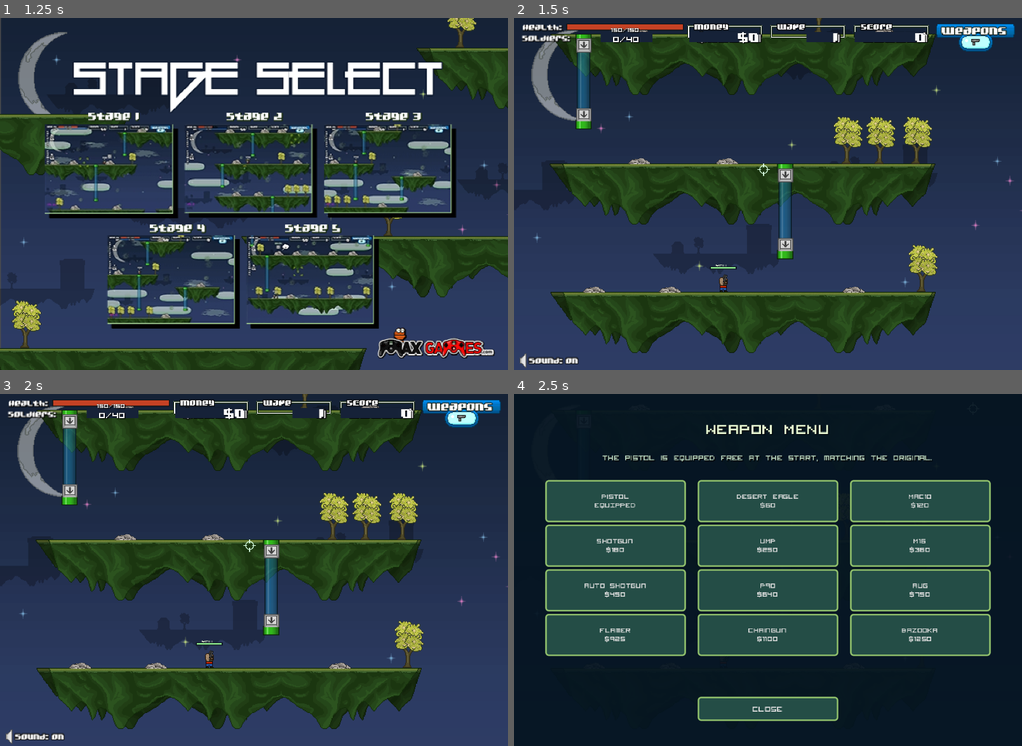
Above: before the commit, frames 1-4 (two rows, left to right).
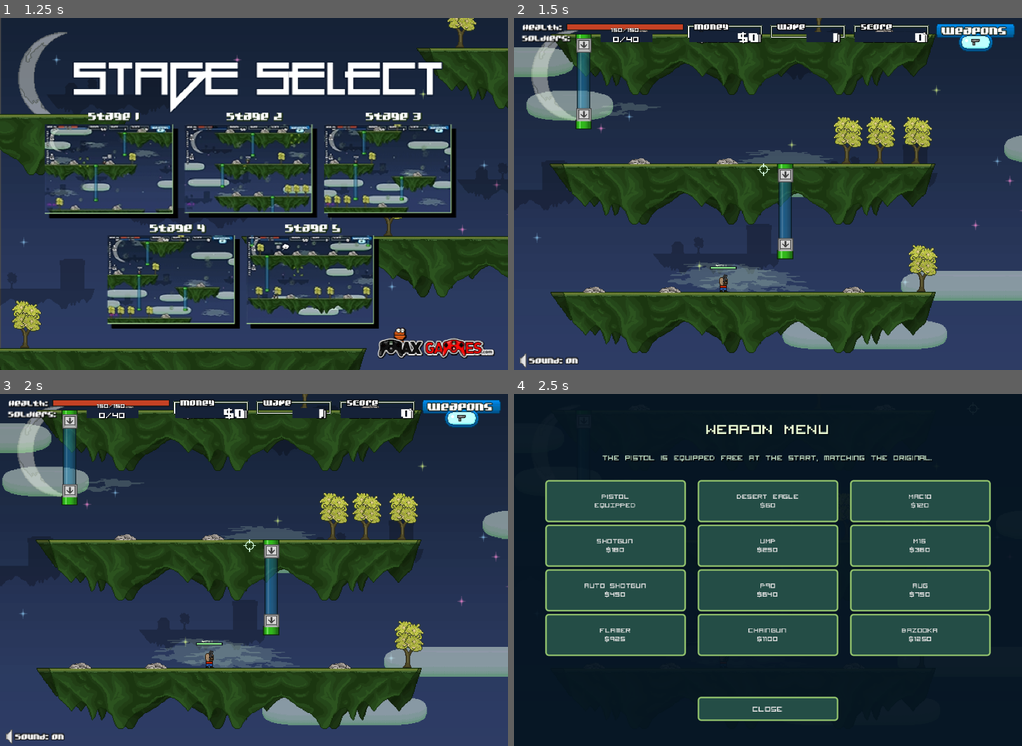
Above: after the commit, the same moments.

Repository: PerkoL890/reign-of-centipede
Game: Godot game, scene res://scenes/Main.tscn
Two runs of this game, one before a commit and one after it. Both use one fixed random seed, a clock stepped at 60 frames per second and the inputs below. Sound files missing from this copy of the repository are replaced by a short silence.
Inputs (mouse positions are in pixels of both pictures, inside the frame that each line leads up to):
- Up to frame 1 (1.25 s): click "PLAY" at 0.5 s
- Up to frame 2 (1.5 s): click "STAGE 2" at 1.25 s
- Up to frame 3 (2 s): no input
- Up to frame 4 (2.5 s): click (971, 408) at 2 s

Frame 1 is identical in both runs. In frame 2, 7.3% of the frame differs, in the area x 0-100%, y 8-95%; in frame 3, 7.3%; in frame 4, less than 0.1%.

Commit message:
Animate combatants and restore atmospheric effects

Diff:
--- a/scripts/main.gd
+++ b/scripts/main.gd
@@ -17,6 +17,8 @@
 const PLAYER_WEAPON_PIVOT := Vector2(0.1, 2.75)
 const PLAYER_WEAPON_DRAW_RECT := Rect2(-5.95, -6.8, 43.45, 14.25)
 const MUZZLE_FLASH_DRAW_SIZE := Vector2(14.0, 10.0)
+const PLAYER_HURT_FLASH_TICKS := 9
+const SMOKE_INITIAL_SCALE := 0.15
 const WEAPON_FRAME_BY_ID := {
 	"pistol": 1,
 	"desert_eagle": 2,
@@ -137,6 +139,9 @@
 var boxes: Array = []
 var balloons: Array = []
 var float_texts: Array = []
+var smokes: Array = []
+var small_clouds: Array = []
+var big_clouds: Array = []
 var purchased_weapons := {"pistol": true}
 var equipped_weapon := "pistol"
 var selected_building := ""
@@ -344,10 +349,12 @@
 	boxes.clear()
 	balloons.clear()
 	float_texts.clear()
+	smokes.clear()
+	_initialize_clouds()
 	# The supplied map PNGs are convenient reference renders, but they bake in
 	# a Player, pipes, rubble and health labels. Render the recovered individual
 	# timeline instances instead so the simulation owns every dynamic object.
-	player = {"pos": StageLayout.player_start_in_map(stage_id), "vel": Vector2.ZERO, "health": 150.0, "grounded": false, "facing": 1.0, "aim": Vector2.RIGHT, "muzzle_flash_ticks": 0, "pipe_direction": 0, "pipe_index": -1}
+	player = {"pos": StageLayout.player_start_in_map(stage_id), "vel": Vector2.ZERO, "health": 150.0, "grounded": false, "facing": 1.0, "aim": Vector2.RIGHT, "muzzle_flash_ticks": 0, "hurt_flash_ticks": 0, "pipe_direction": 0, "pipe_index": -1}
 	camera_position = StageLayout.MAP_FRAME_ORIGIN - StageLayout.INITIAL_CONTAINER_STAGE_POSITION
 	stage_texture = null
 	_create_build_sites(stage)
@@ -701,6 +708,8 @@
 	_update_docks()
 	_update_bullets()
 	_update_lasers()
+	_update_smoke()
+	_update_clouds()
 	_update_pickups()
 	_update_float_texts()
 	_update_boxes_and_balloons()
@@ -728,6 +737,7 @@
 	if player.is_empty():
 		return
 	player["muzzle_flash_ticks"] = maxi(0, int(player.get("muzzle_flash_ticks", 0)) - 1)
+	player["hurt_flash_ticks"] = maxi(0, int(player.get("hurt_flash_ticks", 0)) - 1)
 	var velocity: Vector2 = player.get("vel", Vector2.ZERO)
 	var moving := false
 	var jump_key_down := Input.is_key_pressed(KEY_W) or Input.is_key_pressed(KEY_UP)
@@ -771,7 +781,7 @@
 		position = _source_pixels_to_map(Vector2(-66.0, 33.0))
 		velocity = Vector2.ZERO
 		camera_position = StageLayout.MAP_FRAME_ORIGIN - StageLayout.FALL_RESET_CONTAINER_STAGE_POSITION
-		player["health"] = maxf(0.0, float(player.get("health", 0.0)) - 45.0)
+		_damage_player(45.0)
 		_create_balloon(position + Vector2(0, 70), false)
 		_set_status("You fell from the island: -45 health.")
 	player["pos"] = position
@@ -886,6 +896,39 @@
 		"muzzle_position": muzzle_world,
 	}
 
+func _friendly_weapon_pose(friendly: Dictionary) -> Dictionary:
+	var position: Vector2 = friendly.get("pos", Vector2.ZERO)
+	var facing := float(friendly.get("facing", 1.0))
+	var aim: Vector2 = friendly.get("aim", Vector2(facing, 0.0))
+	if aim.length_squared() < 0.01:
+		aim = Vector2(facing, 0.0)
+	aim = aim.normalized()
+	var frame := int(WEAPON_FRAME_BY_ID.get(str(friendly.get("weapon", "pistol")), 1))
+	var rotation := aim.angle() if facing > 0.0 else aim.angle() + PI
+	var pivot := position + Vector2(0.0, -11.0)
+	var flash_position: Vector2 = WEAPON_FLASH_POSITIONS.get(frame, WEAPON_FLASH_POSITIONS[1]) * 0.43
+	var muzzle_local := (flash_position - Vector2(8.6, 0.0))
+	var muzzle_world := pivot + Vector2(muzzle_local.x * facing, muzzle_local.y).rotated(rotation)
+	return {"frame": frame, "facing": facing, "rotation": rotation, "pivot": pivot, "flash_position": flash_position, "muzzle_position": muzzle_world}
+
+func _draw_friendly_weapon(friendly: Dictionary, visual_position: Vector2) -> void:
+	var pose := _friendly_weapon_pose(friendly)
+	var texture := _load_texture("res://assets/original/player/weapon_%02d.png" % int(pose.get("frame", 1)))
+	if texture == null:
+		return
+	var pivot: Vector2 = pose.get("pivot", visual_position + Vector2(0.0, -11.0))
+	# Keep the visual bob aligned with the friendly body while bullets retain the
+	# simulation's native hand origin.
+	pivot.y += visual_position.y - friendly.get("pos", visual_position).y
+	draw_set_transform(pivot - camera_position, float(pose.get("rotation", 0.0)), Vector2(float(pose.get("facing", 1.0)) * 0.43, 0.43))
+	draw_texture_rect(texture, PLAYER_WEAPON_DRAW_RECT, false)
+	var flash_ticks := int(friendly.get("muzzle_flash_ticks", 0))
+	var flash_texture := _load_texture("res://assets/original/player/muzzle_flash.png")
+	if flash_texture != null and flash_ticks > 0:
+		var flash_position: Vector2 = pose.get("flash_position", Vector2.ZERO)
+		draw_texture_rect(flash_texture, Rect2(flash_position - Vector2(2.0, 5.0), MUZZLE_FLASH_DRAW_SIZE), false, Color(1.0, 1.0, 1.0, 1.0 if flash_ticks >= 3 else 0.5))
+	draw_set_transform(-camera_position)
+
 func _build_or_repair() -> void:
 	var player_position: Vector2 = player.get("pos", Vector2.ZERO)
 	var site_index := _nearest_build_site(player_position, 35.0)
@@ -968,6 +1011,7 @@
 			"build_health": 0.0,
 			"build_total": 0.0,
 			"spawn_counter": 0,
+			"effect_counter": random.randi_range(0, 99),
 		})
 
 func _build_site_positions() -> Array:
@@ -1021,7 +1065,11 @@
 func _update_buildings() -> void:
 	for index in range(buildings.size()):
 		var site: Dictionary = buildings[index]
+		site["effect_counter"] = int(site.get("effect_counter", 0)) + 1
+		if site.get("state", "rubble") == "rubble" and int(site.get("effect_counter", 0)) % 40 == 0:
+			_create_smoke(site.get("pos", Vector2.ZERO) + Vector2(random.randf_range(-18.0, 18.0), random.randf_range(-35.0, -16.0)))
 		if site.get("state", "rubble") != "complete":
+			buildings[index] = site
 			continue
 		if float(site.get("health", 0.0)) <= 0.0:
 			_destroy_building(site)
@@ -1054,6 +1102,10 @@
 		"weapon": str(building_data.get("defender_weapon_id", "pistol")),
 		"move_dir": -1.0 if random.randf() < 0.5 else 1.0,
 		"move_counter": 0,
+		"facing": 1.0,
+		"aim": Vector2.RIGHT,
+		"has_target": false,
+		"muzzle_flash_ticks": 0,
 	})
 
 func _update_friendlies() -> void:
@@ -1064,6 +1116,8 @@
 			continue
 		friendly["counter"] = int(friendly.get("counter", 0)) + 1
 		friendly["move_counter"] = int(friendly.get("move_counter", 0)) + 1
+		friendly["muzzle_flash_ticks"] = maxi(0, int(friendly.get("muzzle_flash_ticks", 0)) - 1)
+		friendly["has_target"] = false
 		var role := str(friendly.get("role", "fighter"))
 		if role == "fighter":
 			_update_fighter(friendly)
@@ -1083,9 +1137,16 @@
 	var enemy: Dictionary = enemies[enemy_index]
 	var position: Vector2 = friendly.get("pos", Vector2.ZERO)
 	var target: Vector2 = enemy.get("pos", Vector2.ZERO)
+	var aim := (target - position).normalized()
+	if aim.length_squared() > 0.01:
+		friendly["aim"] = aim
+		friendly["facing"] = 1.0 if aim.x >= 0.0 else -1.0
+		friendly["has_target"] = true
 	var weapon: Dictionary = GameData.get_weapon(str(friendly.get("weapon", "pistol")))
 	if int(friendly.get("counter", 0)) % int(weapon.get("s_rate", 8)) == 0:
-		_create_bullet(position + Vector2(0, -12), (target - position).normalized() * GameData.BULLET_SPEED, int(weapon.get("power", 2)), "friendly", str(friendly.get("weapon", "pistol")))
+		var weapon_pose := _friendly_weapon_pose(friendly)
+		_create_bullet(weapon_pose.get("muzzle_position", position + Vector2(0, -12)), aim * GameData.BULLET_SPEED, int(weapon.get("power", 2)), "friendly", str(friendly.get("weapon", "pistol")))
+		friendly["muzzle_flash_ticks"] = 4
 
 func _update_carpenter(friendly: Dictionary) -> void:
 	var target_index := -1
@@ -1103,7 +1164,11 @@
 		return
 	var target: Dictionary = buildings[target_index]
 	if target_distance > 30.0:
-		position.x += signf(target.get("pos", Vector2.ZERO).x - position.x) * GameData.FRIENDLY_MOVE_SPEED
+		var direction := signf(target.get("pos", Vector2.ZERO).x - position.x)
+		position.x += direction * GameData.FRIENDLY_MOVE_SPEED
+		if direction != 0.0:
+			friendly["facing"] = direction
+			friendly["aim"] = Vector2(direction, 0.0)
 		var ground_y := _ground_y_at(position.x, position.y)
 		if is_finite(ground_y):
 			position.y = ground_y
@@ -1131,6 +1196,9 @@
 		next_ground = position.y
 	friendly["move_dir"] = direction
 	friendly["pos"] = Vector2(next_x, next_ground)
+	if not bool(friendly.get("has_target", false)):
+		friendly["facing"] = direction
+		friendly["aim"] = Vector2(direction, 0.0)
 
 func _handle_spawns() -> void:
 	for event in GameData.scheduled_enemy_events(wave, simulation_tick):
@@ -1201,7 +1269,7 @@
 		var position: Vector2 = enemy.get("pos", Vector2.ZERO)
 		if position.distance_to(player.get("pos", Vector2.ZERO)) < 20.0 and int(enemy.get("counter", 0)) % GameData.ENEMY_CONTACT_INTERVAL_TICKS == 0:
 			var data: Dictionary = GameData.get_enemy(str(enemy.get("id", "")))
-			player["health"] = maxf(0.0, float(player.get("health", 0.0)) - float(data.get("contact_power", 3)))
+			_damage_player(float(data.get("contact_power", 3)))
 		_enemy_attack_objects(enemy, position)
 		if _map_to_source_pixels(position).y > GameData.ENEMY_FALL_DESPAWN_Y:
 			enemies.remove_at(index)
@@ -1318,7 +1386,46 @@
 		var building: Dictionary = buildings[target_index]
 		building["health"] = float(building.get("health", 0.0)) - GameData.ENEMY_TARGET_ATTACK_DAMAGE
 		buildings[target_index] = building
+		_create_smoke(building.get("pos", Vector2.ZERO) + Vector2(random.randf_range(-15.0, 15.0), random.randf_range(-35.0, -12.0)))
 	enemy["walk"] = false
+
+func _create_smoke(position: Vector2) -> void:
+	smokes.append({
+		"pos": position,
+		"scale": SMOKE_INITIAL_SCALE,
+		"alpha": 1.0,
+		"speed_x": random.randf_range(-0.5, 0.5),
+		"fade_speed": random.randf_range(2.0, 6.0) / 500.0,
+		"scale_speed": random.randf_range(1.0, 5.0) / 1100.0,
+	})
+
+func _update_smoke() -> void:
+	for index in range(smokes.size() - 1, -1, -1):
+		var smoke: Dictionary = smokes[index]
+		smoke["pos"] = smoke.get("pos", Vector2.ZERO) + Vector2(float(smoke.get("speed_x", 0.0)), -2.0)
+		smoke["scale"] = float(smoke.get("scale", SMOKE_INITIAL_SCALE)) + float(smoke.get("scale_speed", 0.0))
+		smoke["alpha"] = float(smoke.get("alpha", 1.0)) - float(smoke.get("fade_speed", 0.01))
+		if float(smoke.get("alpha", 0.0)) <= 0.0:
+			smokes.remove_at(index)
+		else:
+			smokes[index] = smoke
+
+func _initialize_clouds() -> void:
+	if not small_clouds.is_empty() or not big_clouds.is_empty():
+		return
+	for index in range(9):
+		small_clouds.append({"pos": Vector2(random.randf_range(-300.0, 1000.0), random.randf_range(-20.0, 440.0)), "frame": random.randi_range(1, 3), "speed": 0.1 + float(index) / 27.0})
+	for index in range(8):
+		big_clouds.append({"pos": Vector2(random.randf_range(-300.0, 1000.0), random.randf_range(-20.0, 390.0)), "frame": random.randi_range(1, 3), "speed": 0.13 + float(index) / 8.0})
+
+func _update_clouds() -> void:
+	for clouds in [small_clouds, big_clouds]:
+		for cloud in clouds:
+			var position: Vector2 = cloud.get("pos", Vector2.ZERO)
+			position.x -= float(cloud.get("speed", 0.1))
+			if position.x < -300.0:
+				position.x = 1000.0
+			cloud["pos"] = position
 
 func _kill_enemy(index: int) -> void:
 	var enemy: Dictionary = enemies[index]
@@ -1536,6 +1643,14 @@
 	var position: Vector2 = player.get("pos", Vector2.ZERO)
 	return Rect2(position - Vector2(5.5, PLAYER_COLLISION_HALF_HEIGHT), Vector2(11.0, PLAYER_COLLISION_HALF_HEIGHT * 2.0))
 
+func _damage_player(amount: float) -> void:
+	if amount <= 0.0 or player.is_empty():
+		return
+	player["health"] = maxf(0.0, float(player.get("health", 0.0)) - amount)
+	# TintObject starts at red and fades back to normal over 0.3 seconds.
+	if int(player.get("hurt_flash_ticks", 0)) <= 0:
+		player["hurt_flash_ticks"] = PLAYER_HURT_FLASH_TICKS
+
 func _friendly_hit_bounds(friendly: Dictionary) -> Rect2:
 	var position: Vector2 = friendly.get("pos", Vector2.ZERO)
 	return Rect2(position - Vector2(13.0, 24.0), Vector2(26.0, 24.0))
@@ -1561,7 +1676,7 @@
 				friendly["health"] = float(friendly.get("health", 0.0)) - GameData.LASER_FRIENDLY_DAMAGE_PER_TICK
 				friendlies[friendly_index] = friendly
 		if int(laser.get("counter", 0)) % GameData.LASER_PLAYER_DAMAGE_INTERVAL_TICKS == 0 and bounds.intersects(_player_hit_bounds()):
-			player["health"] = maxf(0.0, float(player.get("health", 0.0)) - GameData.LASER_PLAYER_DAMAGE)
+			_damage_player(GameData.LASER_PLAYER_DAMAGE)
 		if int(laser.get("counter", 0)) > GameData.LASER_LIFETIME_TICKS:
 			lasers.remove_at(index)
 		else:
@@ -1781,6 +1896,7 @@
 	_draw_docks()
 	_draw_balloons()
 	_draw_boxes()
+	_draw_smoke()
 	_draw_pickups()
 	_draw_lasers()
 	_draw_bullets()
@@ -1811,15 +1927,24 @@
 		var layer_rects := _background_layer_rects()
 		draw_texture_rect(sky_texture, layer_rects.get("sky", SKY_STARS_INITIAL_RECT), false)
 		draw_texture_rect(distant_texture, layer_rects.get("distant", DISTANT_ISLANDS_INITIAL_RECT), false)
-		return
-
-	# Keep the previously restored root frame as an editor-import fallback, but
-	# omit its one-pixel FFDec crop artifacts at either horizontal edge.  The
-	# source gradient above fills those two columns seamlessly.
-	var fallback_texture := _load_texture("res://assets/original/stage/background.png")
-	if fallback_texture != null:
-		var safe_rect := Rect2(1.0, 0.0, VIEW_SIZE.x - 2.0, VIEW_SIZE.y)
-		draw_texture_rect_region(fallback_texture, safe_rect, safe_rect, Color.WHITE)
+	else:
+		# Keep the previously restored root frame as an editor-import fallback, but
+		# omit its one-pixel FFDec crop artifacts at either horizontal edge.
+		var fallback_texture := _load_texture("res://assets/original/stage/background.png")
+		if fallback_texture != null:
+			var safe_rect := Rect2(1.0, 0.0, VIEW_SIZE.x - 2.0, VIEW_SIZE.y)
+			draw_texture_rect_region(fallback_texture, safe_rect, safe_rect, Color.WHITE)
+	_draw_clouds()
+
+func _draw_clouds() -> void:
+	for cloud in small_clouds:
+		var texture := _load_texture("res://assets/original/stage/small_cloud_%d.png" % int(cloud.get("frame", 1)))
+		if texture != null:
+			draw_texture(texture, cloud.get("pos", Vector2.ZERO), Color(1.0, 1.0, 1.0, 0.72))
+	for cloud in big_clouds:
+		var texture := _load_texture("res://assets/original/stage/big_cloud_%d.png" % int(cloud.get("frame", 1)))
+		if texture != null:
+			draw_texture(texture, cloud.get("pos", Vector2.ZERO), Color(1.0, 1.0, 1.0, 0.82))
 
 func _background_layer_rects() -> Dictionary:
 	var camera_delta := camera_position - INITIAL_BACKGROUND_CAMERA
@@ -1913,12 +2038,14 @@
 func _draw_player() -> void:
 	var position: Vector2 = player.get("pos", Vector2.ZERO)
 	var direction := float(player.get("facing", 1.0))
+	var hurt_amount := float(player.get("hurt_flash_ticks", 0)) / float(PLAYER_HURT_FLASH_TICKS)
+	var player_tint := Color.WHITE.lerp(Color("#ff1d1d"), hurt_amount)
 	var body_texture := _player_body_texture()
 	if body_texture != null:
 		# DefineSprite 566's registration is at the body centre; the transparent
 		# export is 11x24 with its source origin at (5.5, 12.5).
 		draw_set_transform(position - camera_position, 0.0, Vector2(direction, 1.0))
-		draw_texture_rect(body_texture, PLAYER_BODY_DRAW_RECT, false)
+		draw_texture_rect(body_texture, PLAYER_BODY_DRAW_RECT, false, player_tint)
 		draw_set_transform(-camera_position)
 	else:
 		draw_circle(position + Vector2(0, -10), 9.0, Color("#f8e7b0"))
@@ -1934,7 +2061,7 @@
 		draw_set_transform(weapon_pivot - camera_position, weapon_rotation, Vector2(weapon_facing, 1.0))
 		# DefineSprite 338 stays a distinct child of Player and rotates around its
 		# own recovered registration point rather than being a static body overlay.
-		draw_texture_rect(weapon_texture, PLAYER_WEAPON_DRAW_RECT, false)
+		draw_texture_rect(weapon_texture, PLAYER_WEAPON_DRAW_RECT, false, player_tint)
 		var flash_ticks := int(player.get("muzzle_flash_ticks", 0))
 		var flash_texture := _load_texture("res://assets/original/player/muzzle_flash.png")
 		if flash_texture != null and flash_ticks > 0:
@@ -1960,14 +2087,16 @@
 
 func _draw_enemies() -> void:
 	for enemy in enemies:
-		var position: Vector2 = enemy.get("pos", Vector2.ZERO)
+		var position: Vector2 = enemy.get("pos", Vector2.ZERO) + _enemy_animation_offset(enemy)
 		var enemy_id := str(enemy.get("id", "small_flying"))
 		var size := _enemy_render_size(enemy_id)
 		var wrapper_texture := _load_texture(_enemy_wrapper_texture_path(enemy_id))
 		if wrapper_texture != null:
 			# Do not squash the parent frames. DefineSprite 262's shared canvas
 			# preserves per-enemy nested offsets and is drawn at native 1:1 scale.
-			draw_texture_rect(wrapper_texture, Rect2(position - ENEMY_WRAPPER_REGISTRATION, ENEMY_WRAPPER_SIZE), false)
+			draw_set_transform(position - camera_position, 0.0, Vector2(float(enemy.get("move_dir", 1.0)), 1.0))
+			draw_texture_rect(wrapper_texture, Rect2(-ENEMY_WRAPPER_REGISTRATION, ENEMY_WRAPPER_SIZE), false)
+			draw_set_transform(-camera_position)
 		else:
 			var texture := _load_texture(_enemy_texture_path(enemy_id))
 			if texture != null:
@@ -1980,17 +2109,42 @@
 		# located just above each native body rather than stretched to its width.
 		_draw_health_bar(position + Vector2(-10.0, body_top - 6.0), 20.0, float(enemy.get("health", 0.0)) / maxf(float(data.get("health", 1.0)), 1.0), Color("#e5a4a4"))
 
+func _enemy_animation_offset(enemy: Dictionary) -> Vector2:
+	var counter := float(enemy.get("counter", 0))
+	if str(enemy.get("movement", "walk")) != "walk":
+		return Vector2(0.0, sin(counter * 0.24) * 1.5)
+	if bool(enemy.get("walk", true)):
+		return Vector2(0.0, absf(sin(counter * 0.78)) * -1.0)
+	return Vector2.ZERO
+
 func _draw_friendlies() -> void:
 	for friendly in friendlies:
 		var kind := str(friendly.get("kind", "old_man"))
 		var path := "res://assets/original/sprites/%s.png" % _friendly_art_name(kind)
 		var texture := _load_texture(path)
-		var position: Vector2 = friendly.get("pos", Vector2.ZERO)
+		var walking := absf(float(friendly.get("move_dir", 0.0))) > 0.0 and int(friendly.get("move_counter", 0)) > 0
+		var bob := -absf(sin(float(friendly.get("counter", 0)) * 0.78)) if walking else 0.0
+		var position: Vector2 = friendly.get("pos", Vector2.ZERO) + Vector2(0.0, bob)
 		if texture != null:
-			draw_texture_rect(texture, Rect2(position - Vector2(13, 24), Vector2(26, 24)), false)
+			draw_set_transform(position - camera_position, 0.0, Vector2(float(friendly.get("facing", 1.0)), 1.0))
+			draw_texture_rect(texture, Rect2(-Vector2(13, 24), Vector2(26, 24)), false)
+			draw_set_transform(-camera_position)
 		else:
 			draw_circle(position, 8.0, Color("#ffe5a2"))
 		_draw_health_bar(position + Vector2(-10, -31), 20.0, float(friendly.get("health", 0.0)) / GameData.FRIENDLY_TOTAL_HEALTH, Color("#8eea8f"))
+		if str(friendly.get("role", "fighter")) == "fighter":
+			_draw_friendly_weapon(friendly, position)
+
+func _draw_smoke() -> void:
+	var texture := _load_texture("res://assets/original/effects/smoke.png")
+	if texture == null:
+		return
+	for smoke in smokes:
+		var position: Vector2 = smoke.get("pos", Vector2.ZERO)
+		var scale := float(smoke.get("scale", SMOKE_INITIAL_SCALE))
+		draw_set_transform(position - camera_position, 0.0, Vector2(scale, scale))
+		draw_texture(texture, Vector2.ZERO, Color(1.0, 1.0, 1.0, float(smoke.get("alpha", 1.0))))
+		draw_set_transform(-camera_position)
 
 func _draw_bullets() -> void:
 	for bullet in bullets:
Binary file added: assets/original/effects/smoke.png
Binary file added: assets/original/stage/big_cloud_1.png
Binary file added: assets/original/stage/big_cloud_2.png
Binary file added: assets/original/stage/big_cloud_3.png
Binary file added: assets/original/stage/small_cloud_1.png
Binary file added: assets/original/stage/small_cloud_2.png
Binary file added: assets/original/stage/small_cloud_3.png
